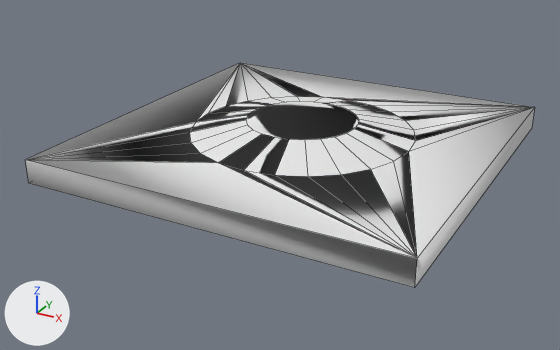
The OBJ model 3d/mini-golf/Bump_01.obj: old version first, new version second.
Camera for both pictures: a 50 mm camera at (4.16, -3.7, 2.37) aimed at (1.4, 1.31, -0.14). Lighting does not change. The marker at lower left points along +X, +Y and +Z. Mesh edges are drawn as thin lines. Where no turn or scale is listed for an object, it has been applied to the vertices.

In view in the first picture: 'Bump_01'.
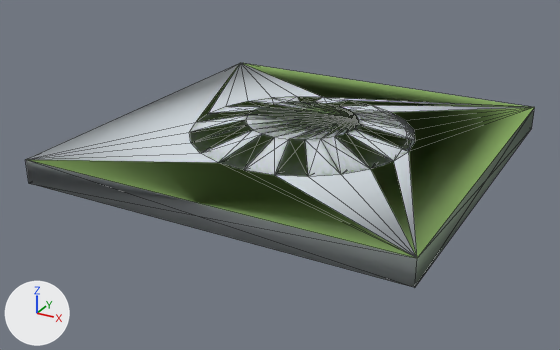
Where the change shows, as pixel boxes [x1, y1, x2, y2] in the pictures (560 x 350 px):
'Bump_01', recoloured, reshaped
    both: [26, 63, 535, 287]
part 1 of me_bump_01, built on
    both: [26, 97, 534, 287]
part 2 of me_bump_01, recoloured (grey to white)
    both: [26, 63, 514, 256]
part 3 of me_bump_01, recoloured (white to green)
    both: [29, 63, 535, 258]

The change, as a list of edits to the scene's bpy script:
```text
Change mat_green:
    mat_green.base_color: (0.8, 0.8, 0.8) -> (0.475, 0.788, 0.239)  # white #e7e7e7 -> green #b7e686
Change mat_backcolor:
    mat_backcolor.base_color: (0.8, 0.8, 0.8) -> (0.643, 0.698, 0.733)  # white #e7e7e7 -> light grey #d2dade
Change me_bump_01:
    used by ob_bump_01; location = (0.0, 0.0, 0.0)
    remove me_bump_01.from_pydata(...)  # 56 vertices, 59 faces; spans x 0.0..3.0, y 0.0..3.0, z 0.0..0.29
    add me_bump_01.from_pydata(...)  # 56 vertices, 232 faces; spans x 0.0..3.0, y 0.0..3.0, z 0.0..0.29
    me_bump_01 part 1
    46 faces are deleted
    109 new faces join them, mat_green (green #b7e686)
    110 new faces join them, mat_backcolor (light grey #d2dade)
    me_bump_01 part 2: 8 faces spanning x 0.0..3.0, y 0.0..3.0, z 0.19 switch from mat_green (white #e7e7e7) to mat_backcolor (light grey #d2dade)
    me_bump_01 part 3: 7 faces spanning x 0.0..3.0, y 0.0..3.0, z 0.19 switch from mat_backcolor (white #e7e7e7) to mat_green (green #b7e686)
```
